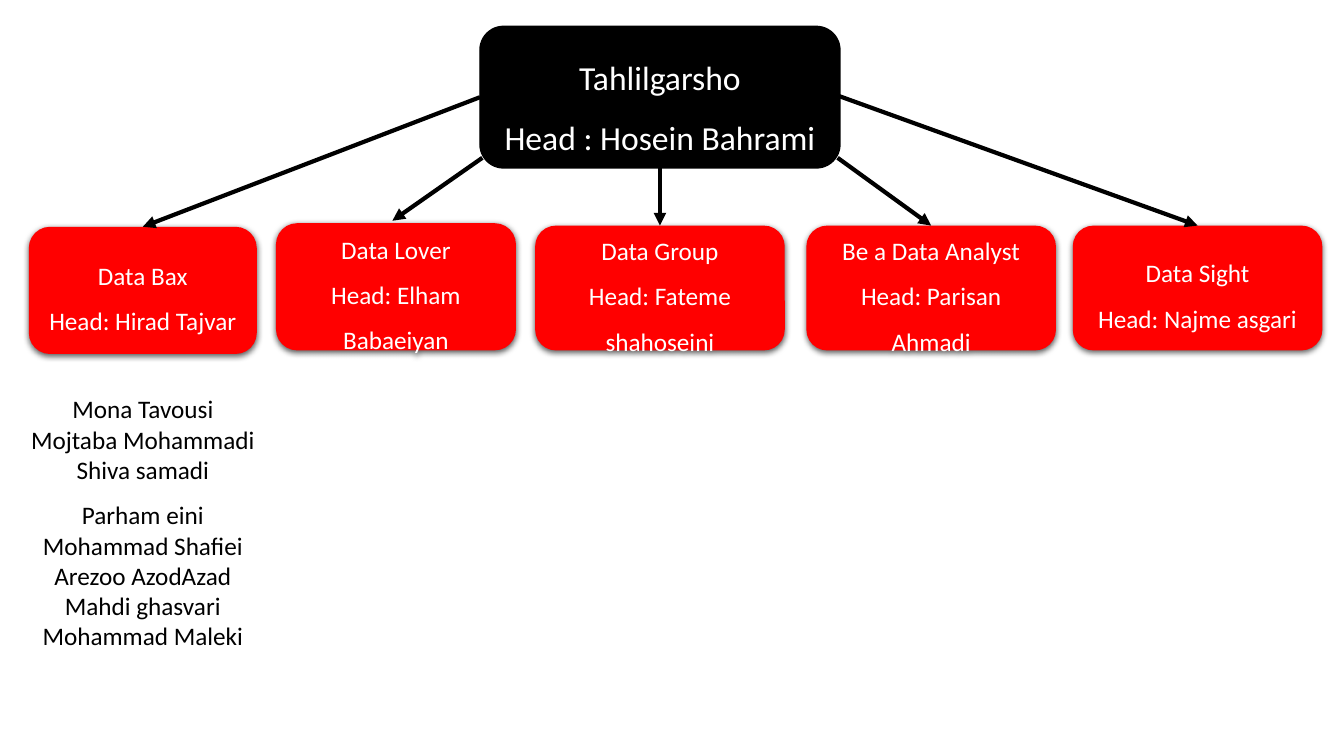
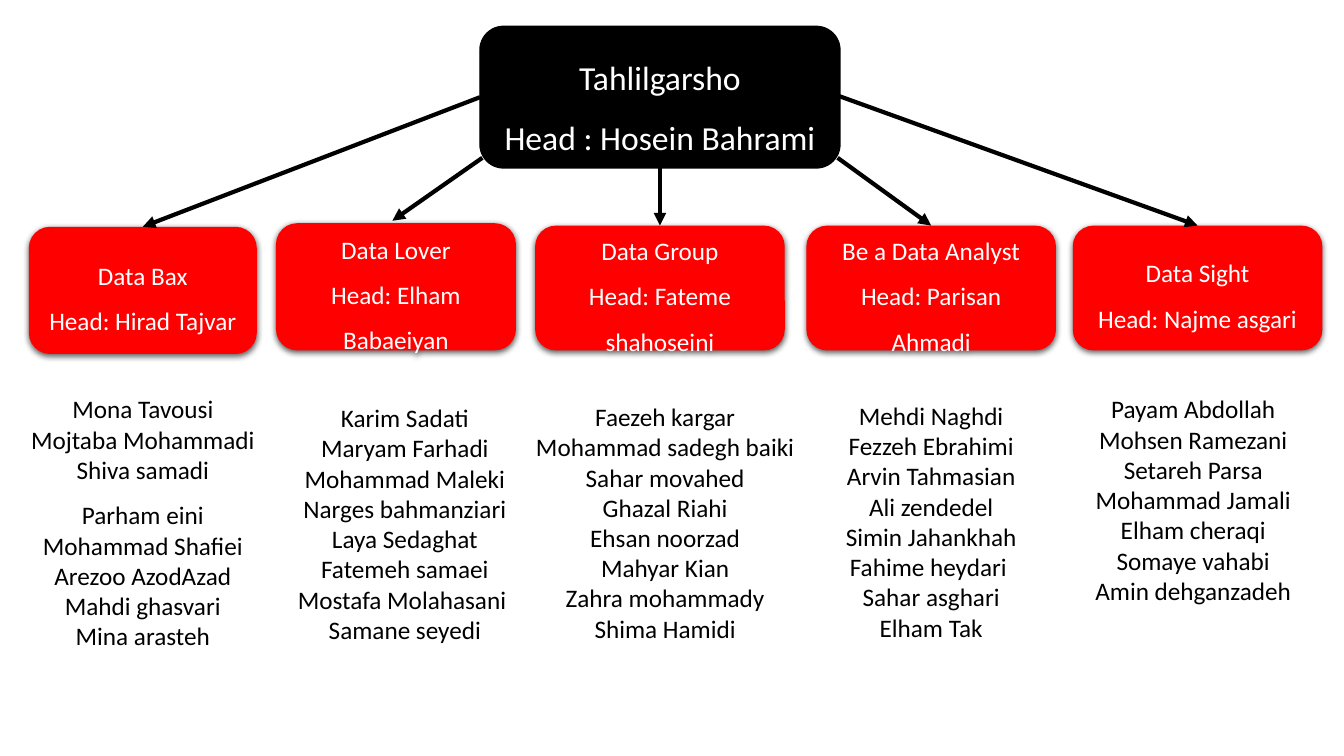
Before and after one commit to Mosbatedata/pandas-code, a slide deck: slide 5 of تحلیلگرشو - جلسه اول.pptx. Drawn at 1344x756 pixels with LibreOffice and Linux fonts; fonts in the diff are those of the drawing. Boxes give left, top, right and bottom in pixels: in the first picture for what was removed or moved away, otherwise in the second. Text is boxed around its words. In the diff, an @@ line names an element or a change of style, - is before the commit and + after.

```diff
--- a/تحلیلگرشو - جلسه اول.pptx
+++ b/تحلیلگرشو - جلسه اول.pptx
@@ text added at (x1=298, y1=409, x2=506, y2=643), 18 pt, text #000000 @@
+Karim Sadati
+Maryam Farhadi
+Mohammad Maleki
+Narges bahmanziari
+Laya Sedaghat
+Fatemeh samaei
+Mostafa Molahasani
+Samane seyedi
@@ text added at (x1=536, y1=408, x2=794, y2=639), 18 pt, text #000000 @@
+Faezeh kargar
+Mohammad sadegh baiki
+Sahar movahed
+Ghazal Riahi
+Ehsan noorzad
+Mahyar Kian
+Zahra mohammady
+Shima Hamidi
@@ text added at (x1=846, y1=407, x2=1017, y2=638), 18 pt, text #000000 @@
+Mehdi Naghdi
+Fezzeh Ebrahimi
+Arvin Tahmasian
+Ali zendedel
+Simin Jahankhah
+Fahime heydari
+Sahar asghari
+Elham Tak
@@ text added at (x1=1095, y1=400, x2=1291, y2=605), 18 pt, text #000000 @@
+Payam Abdollah
+Mohsen Ramezani
+Setareh Parsa
+Mohammad Jamali
+Elham cheraqi
+Somaye vahabi
+Amin dehganzadeh
@@ text at (x1=76, y1=627, x2=210, y2=646): text changed @@
-Mohammad Maleki
+Mina arasteh
```
Also in this commit, not shown: 1 other slide changed, 8 slides added, 7 slides removed, 3 other files.
